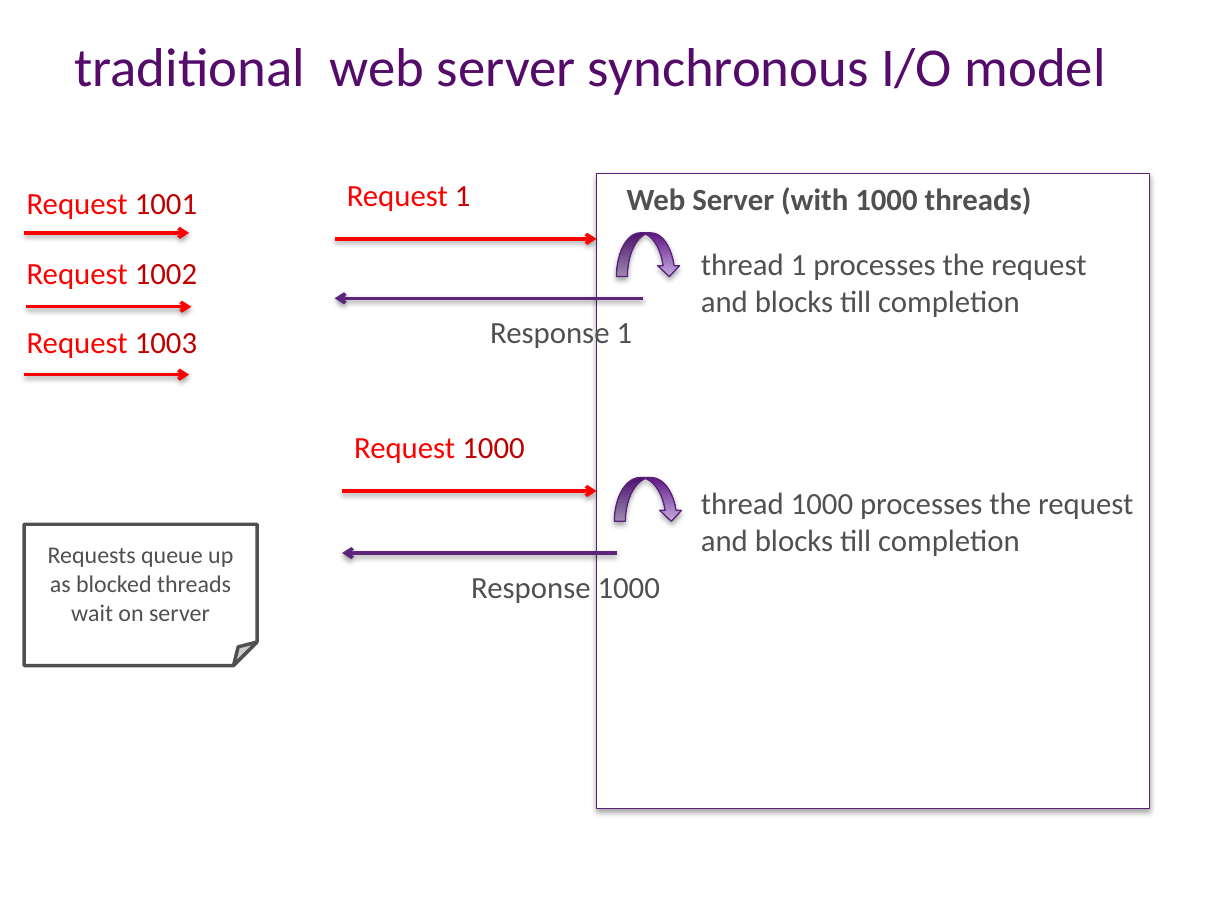
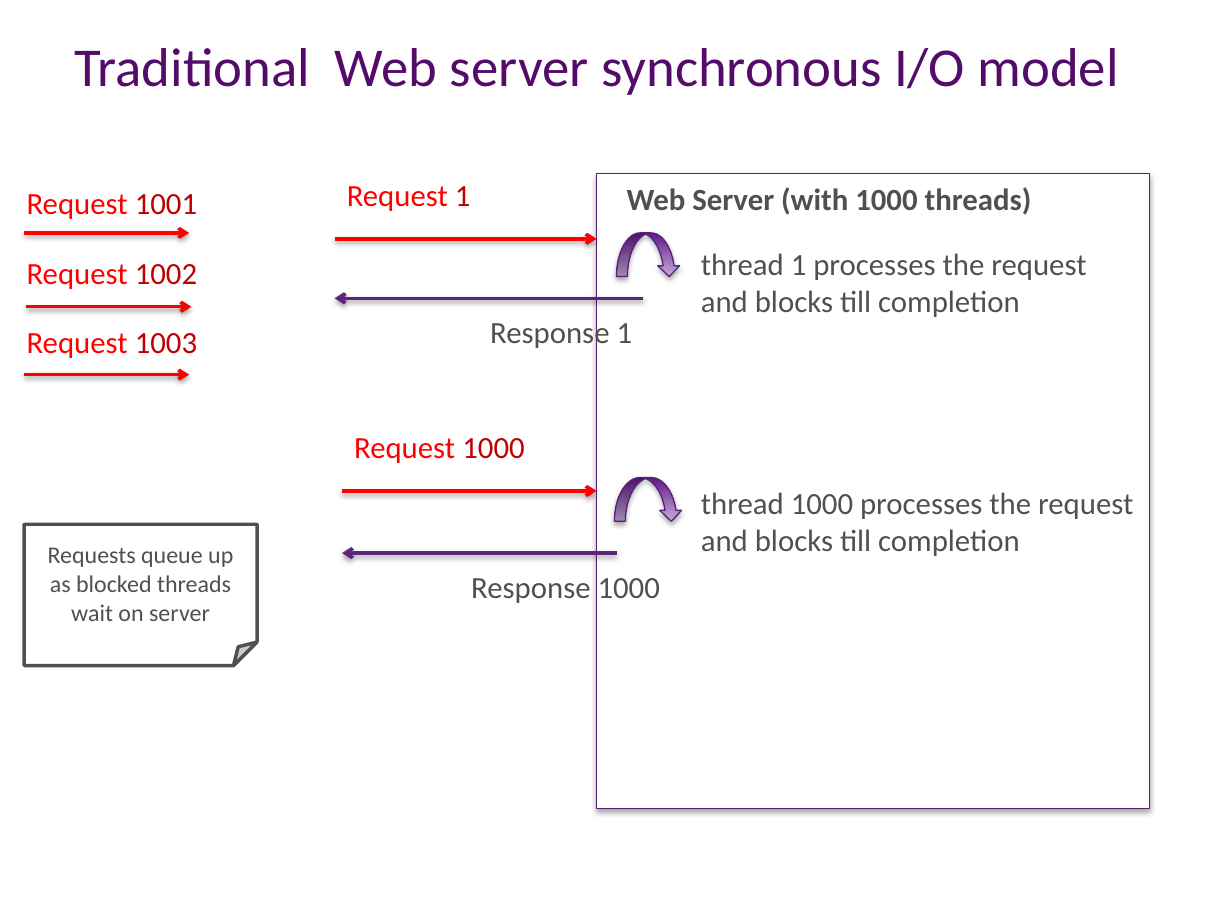
Before and after one commit to aidancasey/AzureNodeChatClient, a slide deck: slide 7 of presentation/Building Node.js Applications on Windows Azure.pptx. Drawn at 1232x924 pixels with LibreOffice and Linux fonts; fonts in the diff are those of the drawing; background and template pictures are left out. Boxes give left, top, right and bottom in pixels: in the first picture for what was removed or moved away, otherwise in the second. Text is boxed around its words. In the diff, an @@ line names an element or a change of style, - is before the commit and + after.

```diff
--- a/presentation/Building Node.js Applications on Windows Azure.pptx
+++ b/presentation/Building Node.js Applications on Windows Azure.pptx
@@ title at [74, 48, 1119, 95]: text changed @@
-traditional web server synchronous I/O model
+Traditional Web server synchronous I/O model
```
Also in this commit, not shown: 3 other slides changed, 3 slides added, 1 slide removed.
